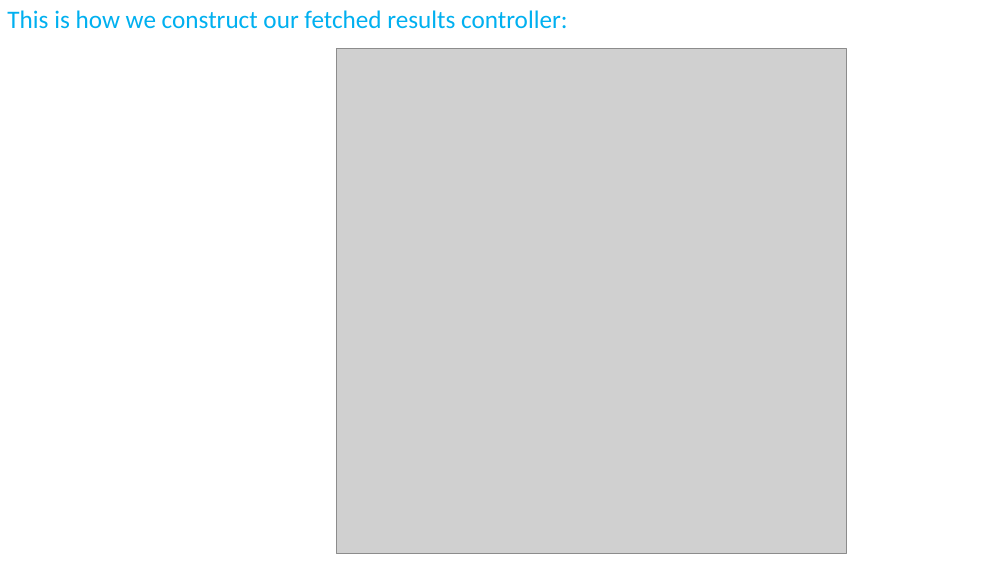
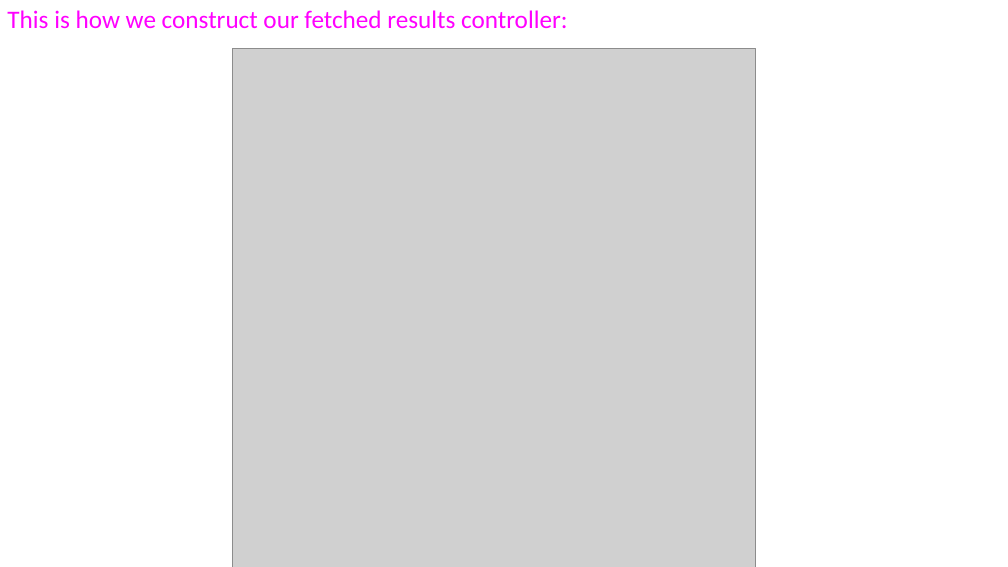
Before and after one commit to aminhngn/Course_Mobile_IOS, a slide deck: slide 44 of course/IOS_Module_03_core_data.pptx. Drawn at 1008x567 pixels with LibreOffice and Linux fonts; fonts in the diff are those of the drawing; grey boxes stand for pictures. Boxes give left, top, right and bottom in pixels: in the first picture for what was removed or moved away, otherwise in the second. Text is boxed around its words. In the diff, an @@ line names an element or a change of style, - is before the commit and + after.

```diff
--- a/course/IOS_Module_03_core_data.pptx
+++ b/course/IOS_Module_03_core_data.pptx
@@ text "This is how we construct ..." at <box>7,10,567,29</box>: text colour #00B0F0 to #FF00FF @@
@@ picture: place and size @@
-picture at <box>337,48,847,554</box>
+picture at <box>232,48,755,567</box>
```
Also in this commit, not shown: 9 other slides changed, 4 slides added, 4 slides removed, 1 other file.
